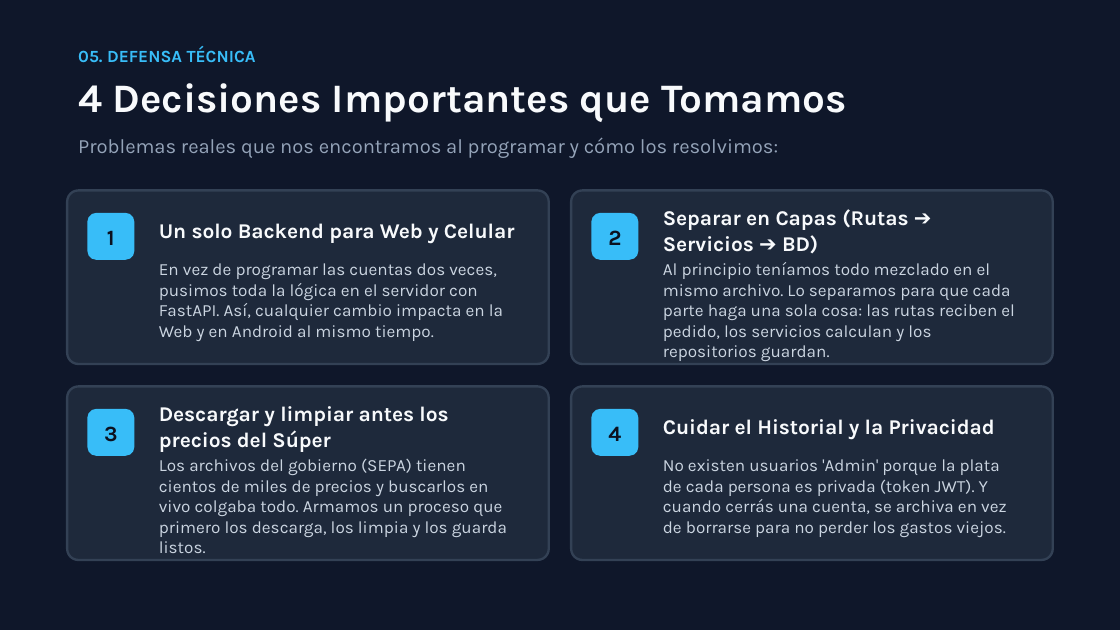
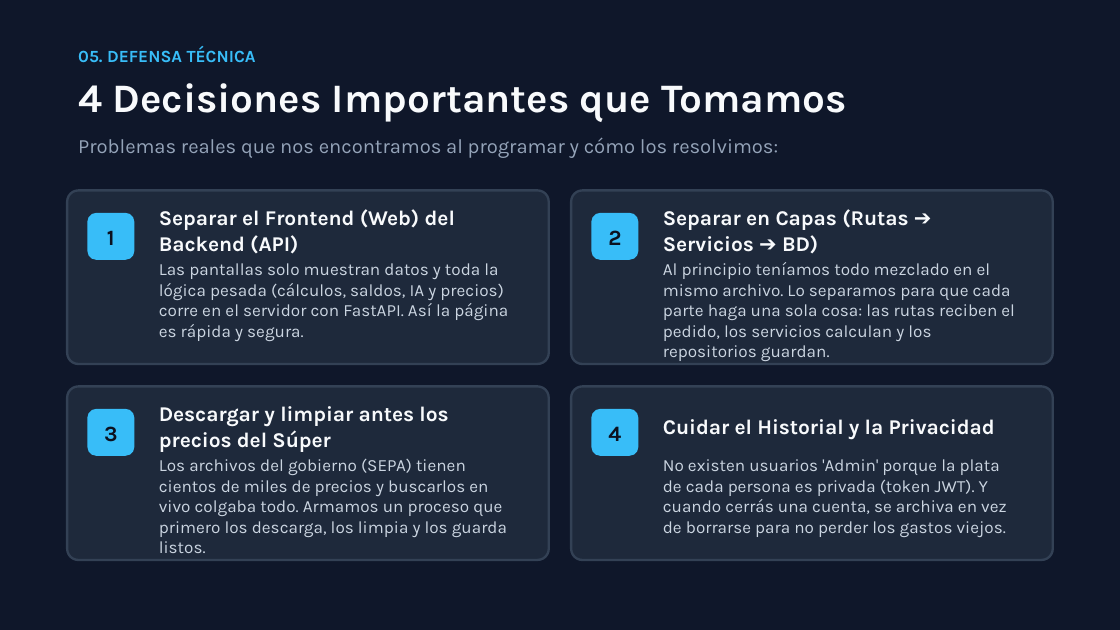
Before and after one commit to carpincho2/Gestor-Finanzas, a slide deck: slide 6 of Presentacion_Flujo_Canva.pptx. Drawn at 1120x630 pixels with LibreOffice and Linux fonts; fonts in the diff are those of the drawing. Boxes give left, top, right and bottom in pixels: in the first picture for what was removed or moved away, otherwise in the second. Text is boxed around its words. In the diff, an @@ line names an element or a change of style, - is before the commit and + after.

```diff
--- a/Presentacion_Flujo_Canva.pptx
+++ b/Presentacion_Flujo_Canva.pptx
@@ text at (x1=159, y1=209, x2=455, y2=254): text changed @@
-Un solo Backend para Web y Celular
+Separar el Frontend (Web) del Backend (API)
@@ text at (x1=159, y1=263, x2=508, y2=341): text changed @@
-En vez de programar las cuentas dos veces, pusimos toda la lógica en el servidor con FastAPI. Así, cualquier cambio impacta en la Web y en Android al mismo tiempo.
+Las pantallas solo muestran datos y toda la lógica pesada (cálculos, saldos, IA y precios) corre en el servidor con FastAPI. Así la página es rápida y segura.
```
Also in this commit, not shown: 4 other slides changed, 2 other files.
